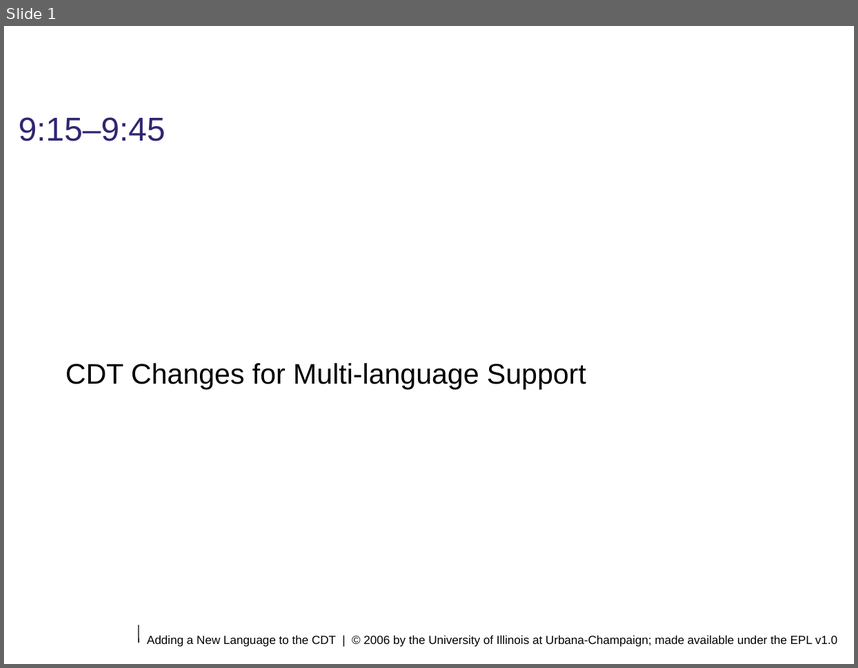
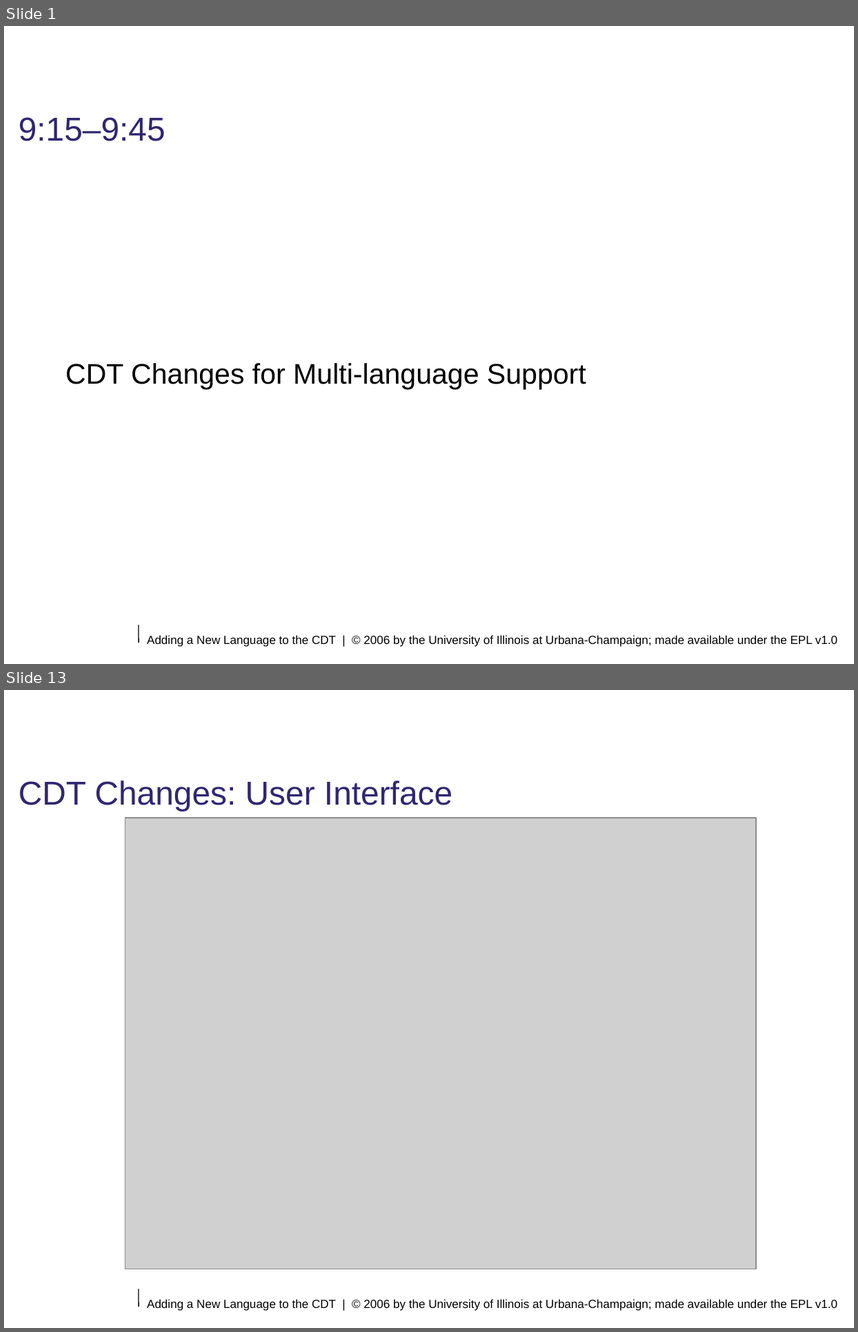
Before and after one commit to eclipse-ptp/ptp.photran, a slide deck: org.eclipse.photran-dev-docs/eclipsecon-2006/cdt-changes-for-multilanguage-support.odp. Shown one above the other, each under a label of ours: slide 1 before the commit, slides 1 and 13 after it; the slides between them are not shown. The pictures are 858x668 and 858x1332 pixels, drawn with LibreOffice and Linux fonts; fonts in the diff are those of the drawing; grey boxes stand for pictures; background and template pictures are left out. Boxes give left, top, right and bottom in pixels: in the first picture for what was removed or moved away, otherwise in the second. Text is boxed around its words. In the diff, an @@ line names an element or a change of style, - is before the commit and + after.

```diff
--- a/org.eclipse.photran-dev-docs/eclipsecon-2006/cdt-changes-for-multilanguage-support.odp
+++ b/org.eclipse.photran-dev-docs/eclipsecon-2006/cdt-changes-for-multilanguage-support.odp
@@ slide 13 added at (x1=4, y1=690, x2=854, y2=1328), background #FFFFFF; not listed: 2 template elements that a slide beside it also shows @@
@@ title added at (x1=18, y1=780, x2=452, y2=811), 28 pt, text #2F2672 @@
+CDT Changes: User Interface
@@ picture added at (x1=125, y1=818, x2=756, y2=1269) @@
```
Also in this commit, not shown: 20 other slides added.
